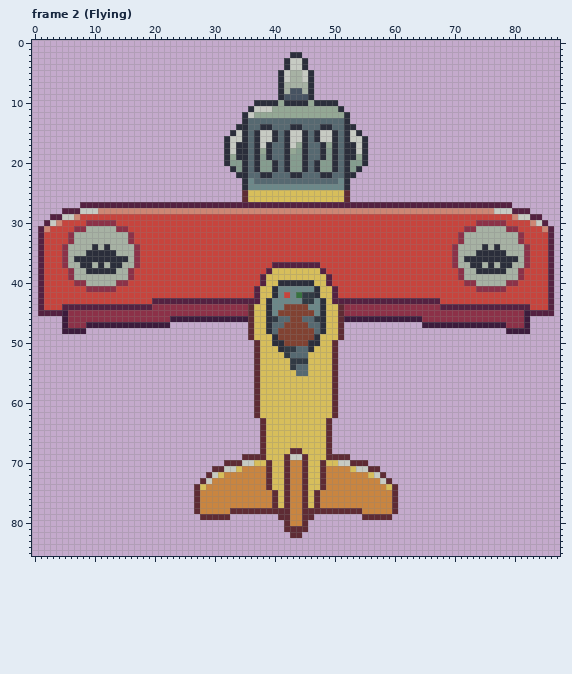
Pixel-art file -- _asset_builder/RaccoonPlane.aseprite. Above, as it was before the edit.
88x86 pixels, 15 frames. Shown: frame 2 (Flying). The commit also changed other frames, which this record leaves out.
After:
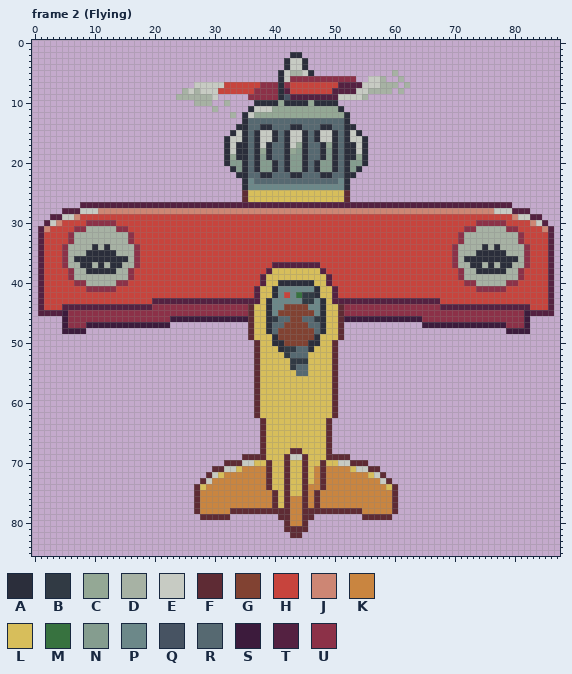
Palette (. is transparent): A #2b2e3b  B #313a44  C #94a895  D #a7b2a4  E #c7cbc3  F #5e2b34  G #814232  H #c7443d  J #cd8674  K #c98540  L #d7be5b  M #37723f  N #859d8f  P #6c8889  Q #475362  R #566971  S #3c1b3c  T #542141  U #8c3148
Diff:
{"change": "layer \"Body\" added"}
{"change": "layer \"Propeller\" added"}
{"change": "layer \"Layer 1\" removed"}
{"where": "frame 2 (Flying), layers \"Propeller\", \"Body\""}
{"frame":2,"y":5,"x":60,"old":".","new":"D"}
{"frame":2,"y":6,"x":43,"old":"DDEA.......","new":"UUUUUUUUUUU"}
{"frame":2,"y":6,"x":56,"old":"...","new":"EED"}
{"frame":2,"y":6,"x":61,"old":".","new":"D"}
{"frame":2,"y":7,"x":27,"old":"..............","new":"EEEEEHHHHHHUUU"}
{"frame":2,"y":7,"x":42,"old":"DDDDA..............","new":"UHHHHHHHHTTTTEEEDDD"}
{"frame":2,"y":7,"x":62,"old":".","new":"D"}
{"frame":2,"y":8,"x":25,"old":"................","new":"DEDEEEHHHHHHUUUU"}
{"frame":2,"y":8,"x":42,"old":"DQQDA.............","new":"THHHHHHHTTTTEEDDDD"}
{"frame":2,"y":8,"x":61,"old":".","new":"D"}
{"frame":2,"y":9,"x":24,"old":".......","new":"DDDDDDE"}
{"frame":2,"y":9,"x":36,"old":".....","new":"UUUUU"}
{"frame":2,"y":9,"x":43,"old":"QQQA.........","new":"TTTTTTTTEEEED"}
{"frame":2,"y":10,"x":27,"old":"...","new":"DDD"}
{"frame":2,"y":10,"x":32,"old":".","new":"D"}
{"frame":2,"y":11,"x":30,"old":".","new":"D"}
{"frame":2,"y":12,"x":33,"old":".","new":"D"}
{"frame":2,"y":70,"x":43,"old":"KK","new":"LL"}
{"frame":2,"y":71,"x":43,"old":"KK","new":"LL"}
{"frame":2,"y":71,"x":47,"old":"L","new":"K"}
{"frame":2,"y":72,"x":43,"old":"KK","new":"LL"}
{"frame":2,"y":72,"x":47,"old":"L","new":"K"}
{"frame":2,"y":73,"x":43,"old":"KK","new":"LL"}
{"frame":2,"y":73,"x":47,"old":"L","new":"K"}
{"frame":2,"y":74,"x":43,"old":"KK","new":"LL"}
{"frame":2,"y":74,"x":46,"old":"LL","new":"KK"}
{"frame":2,"y":75,"x":43,"old":"KK","new":"LL"}
{"frame":2,"y":75,"x":46,"old":"L","new":"K"}
{"frame":2,"y":76,"x":46,"old":"L","new":"K"}
{"frame":2,"y":77,"x":46,"old":"L","new":"K"}
{"label":"changed","picture_box":[176,70,410,118]}
{"label":"changed","picture_box":[290,460,320,508]}
